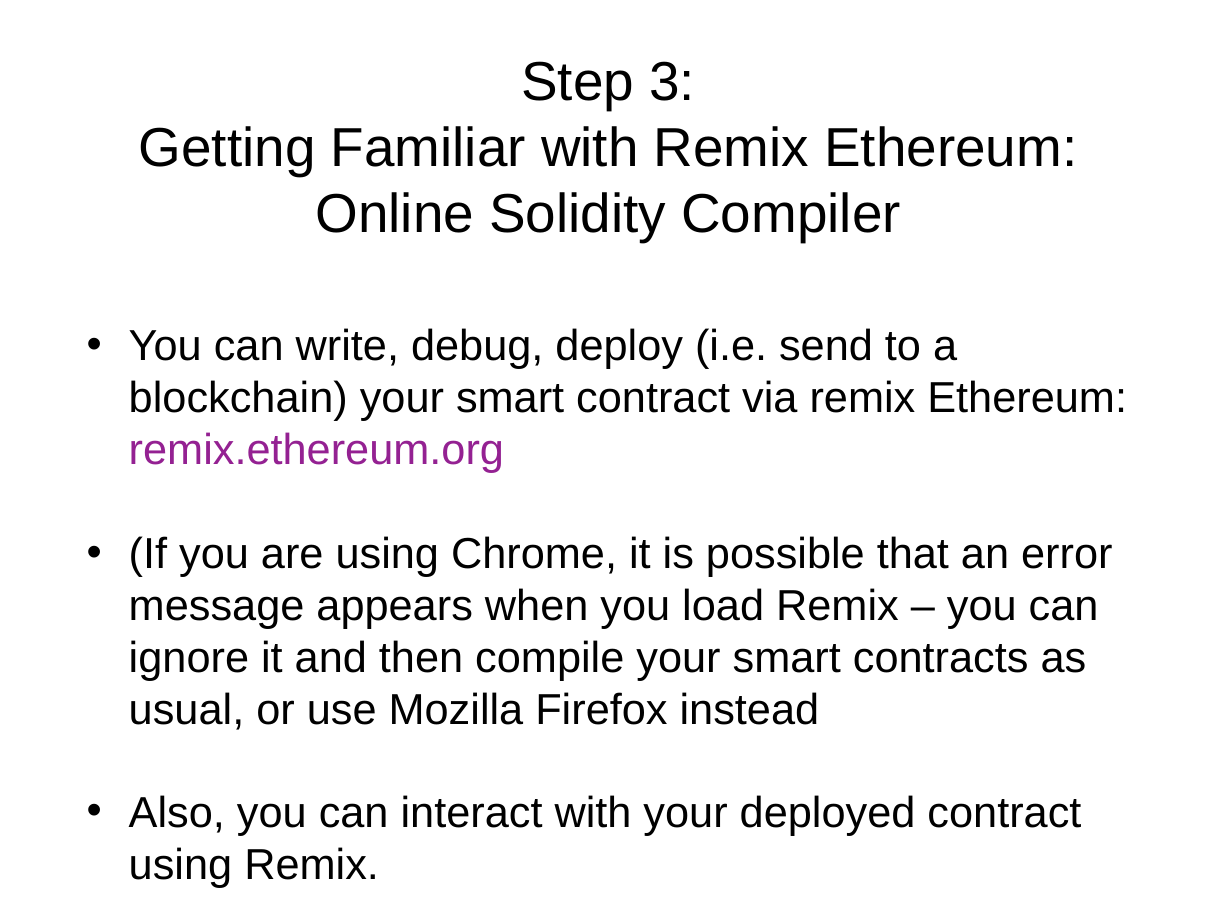
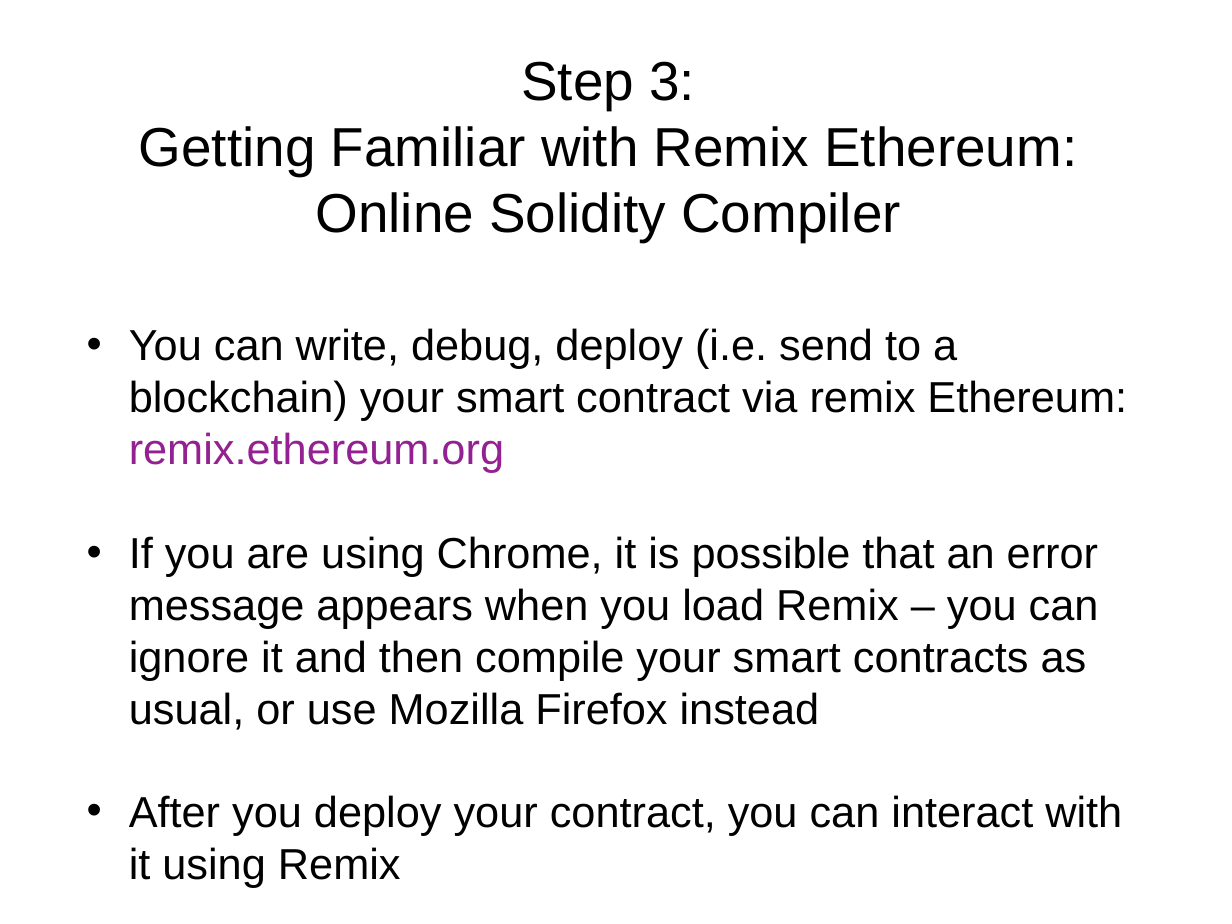
Before and after one commit to solegga/blockchaincourse, a slide deck: slide 10 of How_to_connect_to_university_of_edinburgh_private_blockchain.pptx. Drawn at 1232x924 pixels with LibreOffice and Linux fonts; fonts in the diff are those of the drawing. Boxes give left, top, right and bottom in pixels: in the first picture for what was removed or moved away, otherwise in the second. Text is boxed around its words. In the diff, an @@ line names an element or a change of style, - is before the commit and + after.

```diff
--- a/How_to_connect_to_university_of_edinburgh_private_blockchain.pptx
+++ b/How_to_connect_to_university_of_edinburgh_private_blockchain.pptx
@@ text at box(129, 536, 1122, 887): text changed @@
-• (If you are using Chrome, it is possible that an error message appears when you load Remix – you can ignore it and then compile your smart contracts as usual, or use Mozilla Firefox instead
-• Also, you can interact with your deployed contract using Remix.
+• If you are using Chrome, it is possible that an error message appears when you load Remix – you can ignore it and then compile your smart contracts as usual, or use Mozilla Firefox instead
+• After you deploy your contract, you can interact with it using Remix
```
Also in this commit, not shown: 12 other slides changed, 5 slides added, 1 other file.
